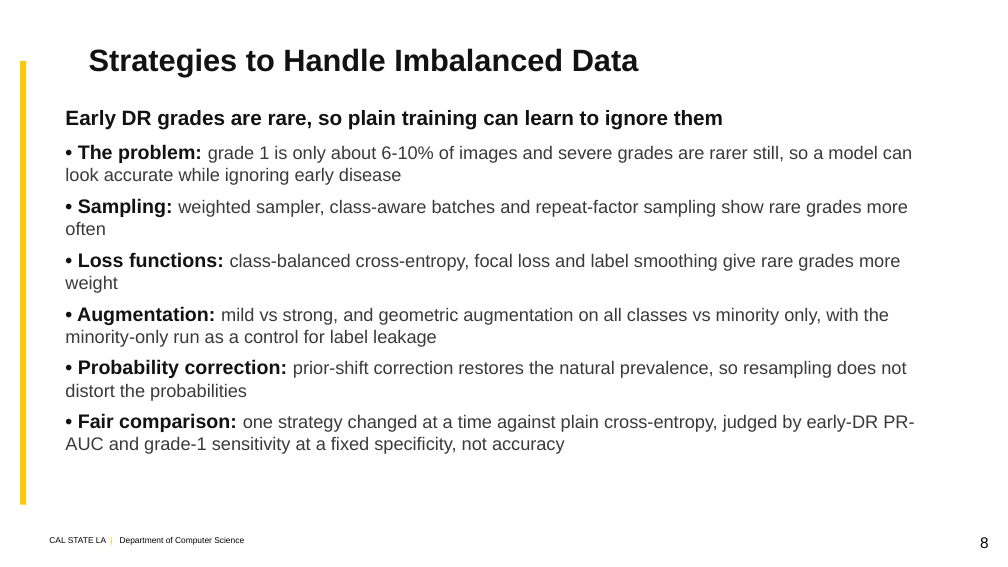
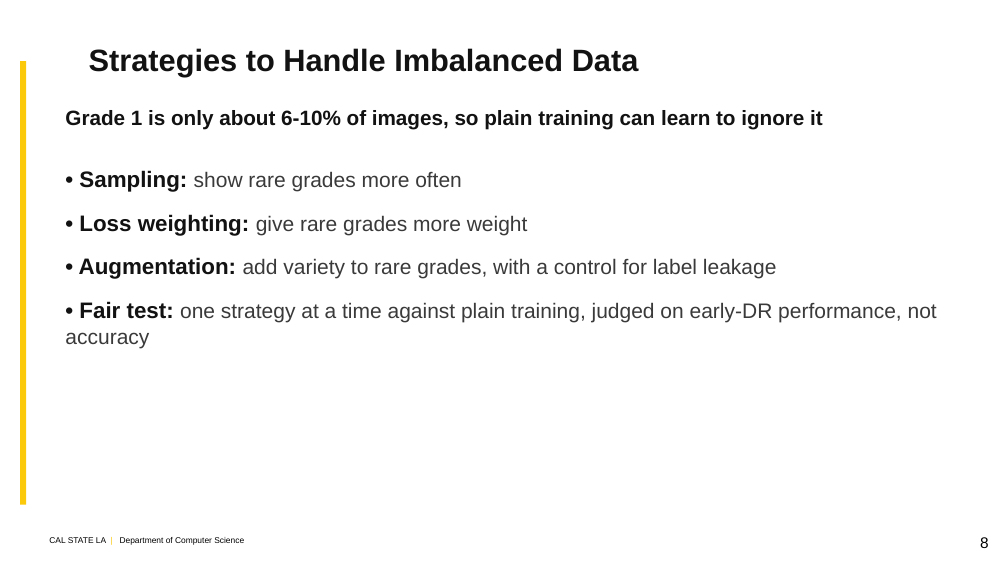
Before and after one commit to kazimab1/Early-DR, a slide deck: slide 8 of DR_Final_5min.pptx. Drawn at 1008x567 pixels with LibreOffice and Linux fonts; fonts in the diff are those of the drawing; background and template pictures are left out. Boxes give left, top, right and bottom in pixels: in the first picture for what was removed or moved away, otherwise in the second. Text is boxed around its words. In the diff, an @@ line names an element or a change of style, - is before the commit and + after.

```diff
--- a/DR_Final_5min.pptx
+++ b/DR_Final_5min.pptx
@@ text at bbox=[65, 110, 823, 130]: text changed @@
-Early DR grades are rare, so plain training can learn to ignore them
+Grade 1 is only about 6-10% of images, so plain training can learn to ignore it
@@ text at bbox=[65, 170, 937, 348]: text changed; size 13 to 15 pt @@
-• The problem: grade 1 is only about 6-10% of images and severe grades are rarer still, so a model can look accurate while ignoring early disease
-• Sampling: weighted sampler, class-aware batches and repeat-factor sampling show rare grades more often
-• Loss functions: class-balanced cross-entropy, focal loss and label smoothing give rare grades more weight
-• Augmentation: mild vs strong, and geometric augmentation on all classes vs minority only, with the minority-only run as a control for label leakage
-• Probability correction: prior-shift correction restores the natural prevalence, so resampling does not distort the probabilities
-• Fair comparison: one strategy changed at a time against plain cross-entropy, judged by early-DR PR-AUC and grade-1 sensitivity at a fixed specificity, not accuracy
+• Sampling: show rare grades more often
+• Loss weighting: give rare grades more weight
+• Augmentation: add variety to rare grades, with a control for label leakage
+• Fair test: one strategy at a time against plain training, judged on early-DR performance, not accuracy
```
Also in this commit, not shown: 5 other slides changed, 1 other file.
